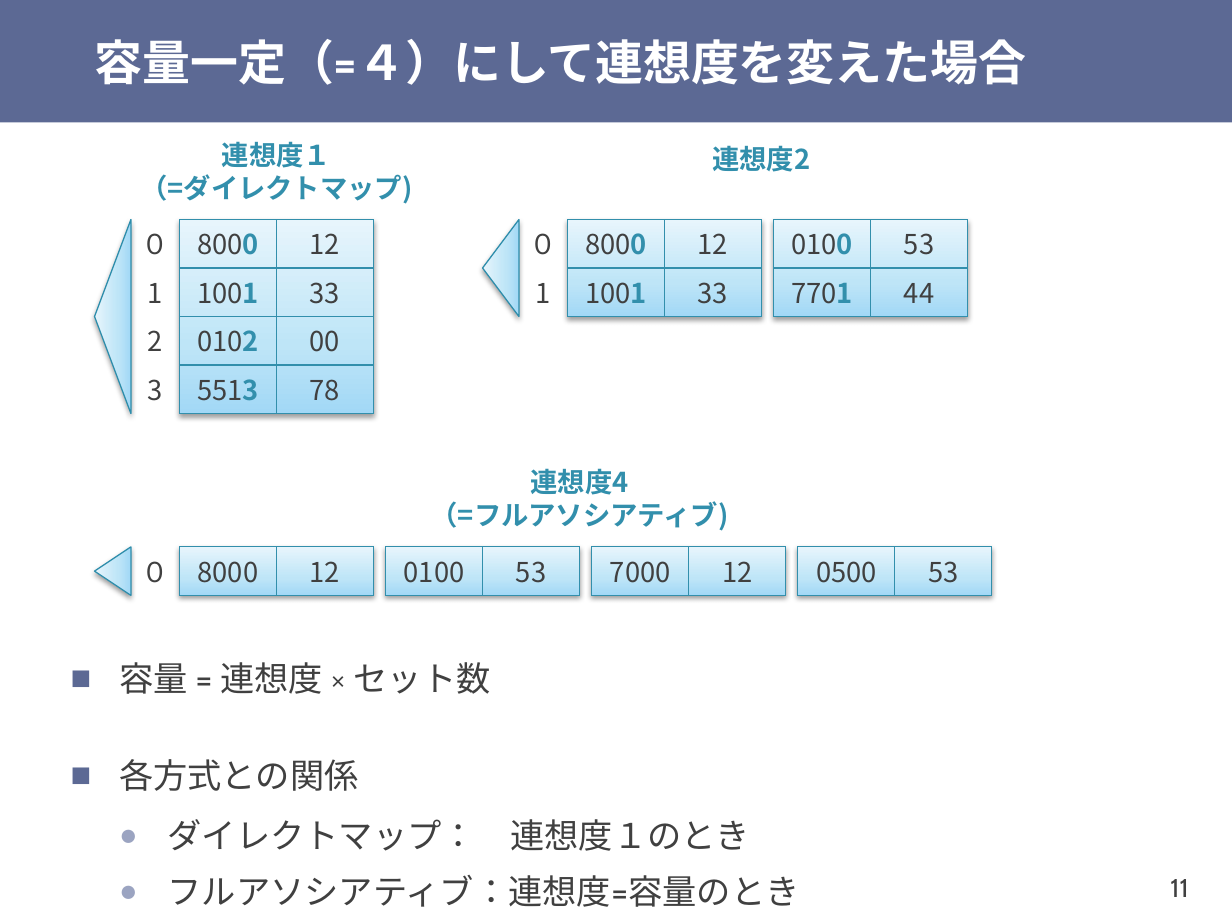
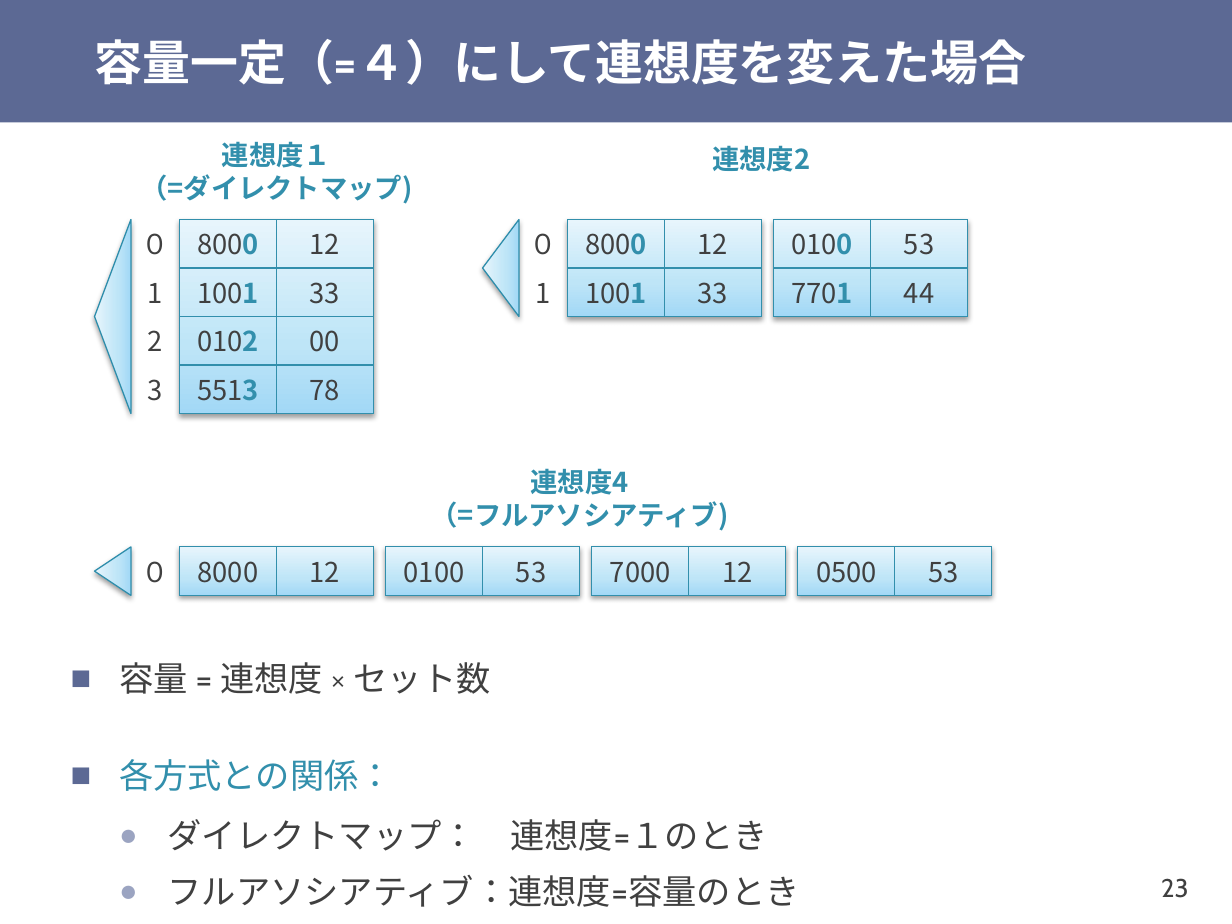
Before and after one commit to shioyadan/otya-computer-architecture-i, a slide deck: slide 23 of cai-shioya-10.pptx (slide 11 before the commit). Drawn at 1232x924 pixels with LibreOffice and Linux fonts; fonts in the diff are those of the drawing. Boxes give left, top, right and bottom in pixels: in the first picture for what was removed or moved away, otherwise in the second. Text is boxed around its words. In the diff, an @@ line names an element or a change of style, - is before the commit and + after.

```diff
--- a/cai-shioya-10.pptx
+++ b/cai-shioya-10.pptx
@@ text at (x1=119, y1=759, x2=767, y2=851): text changed @@
-■ 各方式との関係
-  ● ダイレクトマップ： 連想度１のとき
+■ 各方式との関係：
+  ● ダイレクトマップ： 連想度=１のとき
@@ page number at (x1=1161, y1=878, x2=1188, y2=898): text changed @@
-11
+23
```
Also in this commit, not shown: 16 other slides changed, 52 slides added, 3 other files.
